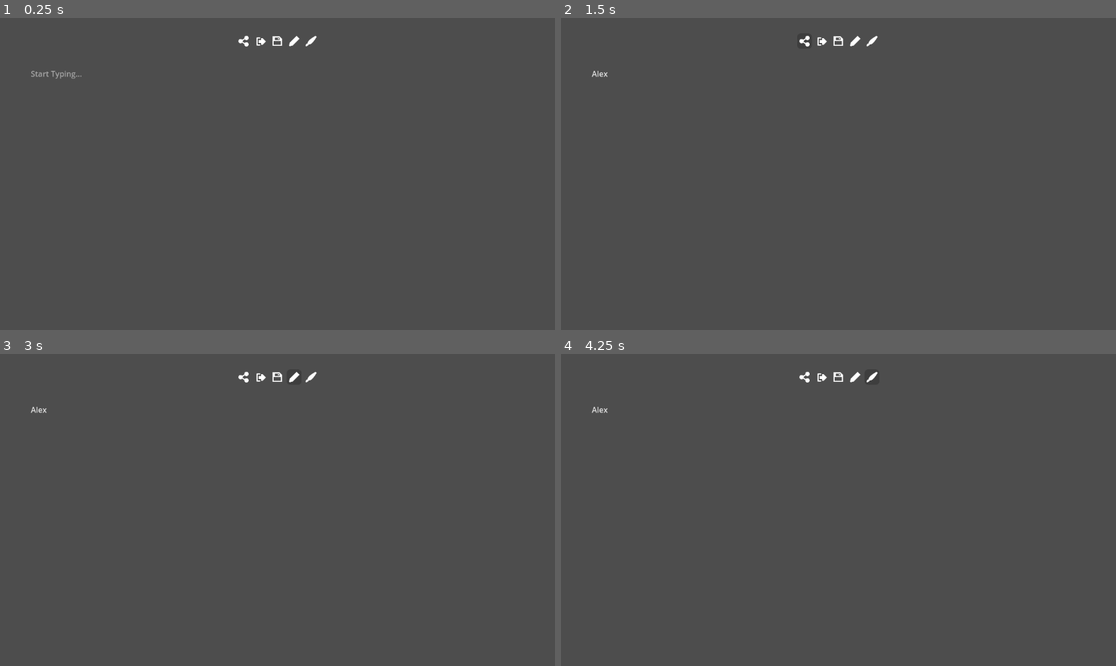
Above: before the commit, frames 1-4 (two rows, left to right).
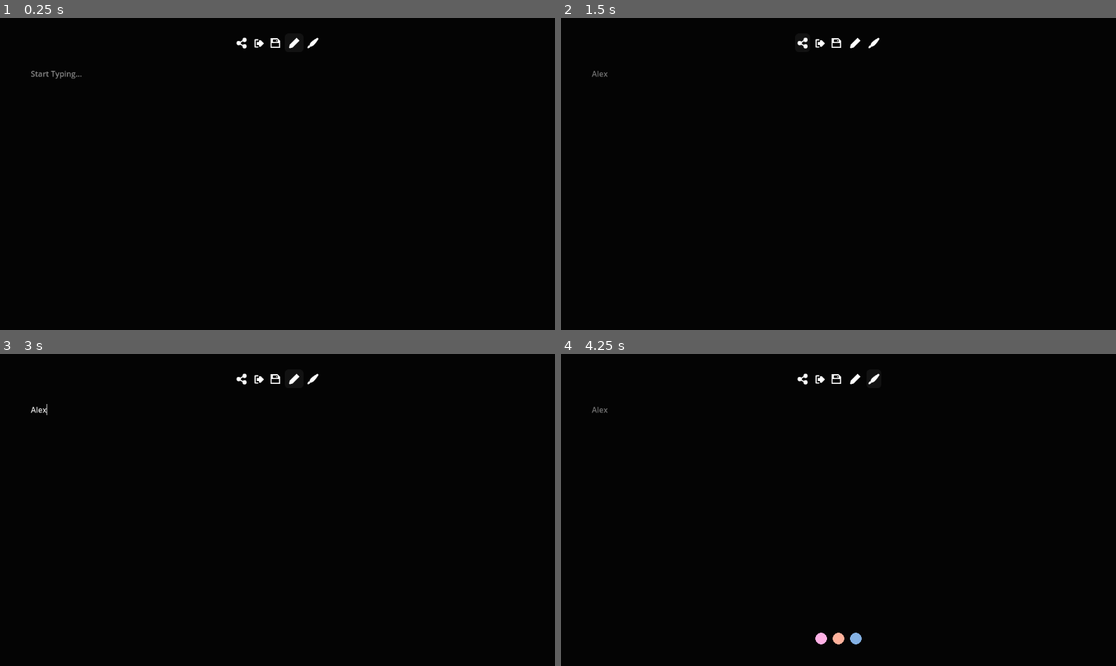
Above: after the commit, the same moments.

Repository: Username4D/nootnotes
Game: Godot game, scene res://scenes/view.tscn
Two runs of this game, one before a commit and one after it. Both use one fixed random seed, a clock stepped at 60 frames per second and the inputs below.
Inputs (mouse positions are in pixels of both pictures, inside the frame that each line leads up to; where the layout moved, square brackets give the same spot in the first picture):
- Up to frame 1 (0.25 s): no input
- Up to frame 2 (1.5 s): click (838, 186) at 0.52 s; type "Alex" at 0.6 s; click (805, 42) [805, 39] at 1.25 s
- Up to frame 3 (3 s): click (277, 378) [277, 375] at 2 s; click (294, 378) [294, 375] at 2.75 s
- Up to frame 4 (4.25 s): click (871, 378) [871, 375] at 3.5 s

The runs differ from the first frame. In frame 1, 100% of the frame differs, in the area x 0-100%, y 0-100%; in frame 2, 100%; in frame 3, 100%; in frame 4, 100%.

Commit message:
added color selector bar, added mode change signal

Diff:
--- a/Resources/editor_theme.tres
+++ b/Resources/editor_theme.tres
@@ -1,7 +1,7 @@
 [gd_resource type="Theme" load_steps=7 format=3 uid="uid://ctl5gy4ojdsta"]
 
 [sub_resource type="StyleBoxFlat" id="StyleBoxFlat_kj48e"]
-bg_color = Color(0, 0, 0, 0.0588235)
+bg_color = Color(1, 1, 1, 0.0588235)
 
 [sub_resource type="StyleBoxEmpty" id="StyleBoxEmpty_prn8y"]
 
@@ -16,7 +16,7 @@
 content_margin_top = 4.0
 content_margin_right = 4.0
 content_margin_bottom = 4.0
-bg_color = Color(0, 0, 0, 0.196078)
+bg_color = Color(1, 1, 1, 0.0588235)
 corner_radius_top_left = 8
 corner_radius_top_right = 8
 corner_radius_bottom_right = 8
--- /dev/null
+++ b/Scripts/color_bar.gd
@@ -0,0 +1,20 @@
+extends ScrollContainer
+
+func _ready() -> void:
+	for i in $HBoxContainer.get_children():
+		i.pressed.connect(press.bind(i))
+	UiHandler.mode_update.connect(m_update)
+
+func press(button: Node):
+	button.bshow()
+	button.button_pressed = true
+	UiHandler.color = button.color
+	for i in $HBoxContainer.get_children():
+		if i != button:
+			i.bhide()
+
+func m_update():
+	if UiHandler.mode == "draw":
+		self.visible = true
+	else:
+		self.visible = false
--- /dev/null
+++ b/Scripts/color_button.gd
@@ -0,0 +1,12 @@
+extends Button
+
+@export var color: Color = Color("cccfc5")
+
+func _ready() -> void:
+	$color.modulate = color
+
+func bshow():
+	$bg.visible = true
+
+func bhide():
+	$bg.visible = false
--- a/Scripts/navbar.gd
+++ b/Scripts/navbar.gd
@@ -1 +1,15 @@
 extends HBoxContainer
+
+func _ready() -> void:
+	$share.pressed.connect(mode_button_pressed.bind($share))
+	$exit.pressed.connect(mode_button_pressed.bind($exit))
+	$save.pressed.connect(mode_button_pressed.bind($save))
+	$type.pressed.connect(mode_button_pressed.bind($type))
+	$draw.pressed.connect(mode_button_pressed.bind($draw))
+
+func mode_button_pressed(button):
+	UiHandler.mode = button.name
+	UiHandler.mode_update.emit()
+	for i in self.get_children():
+		if i != button:
+			i.button_pressed = false
--- /dev/null
+++ b/Scripts/text_box.gd
@@ -0,0 +1,12 @@
+extends TextEdit
+
+func _ready() -> void:
+	UiHandler.mode_update.connect(m_update)
+
+func m_update() -> void:
+	if UiHandler.mode == "type":
+		self.editable = true
+		self.grab_focus()
+
+	else:
+		self.editable = false
--- a/Scripts/ui_handler.gd
+++ b/Scripts/ui_handler.gd
@@ -1,3 +1,5 @@
 extends Node
 
 var mode = "type"
+signal mode_update
+var color = Color(Color.WHEAT)
--- a/project.godot
+++ b/project.godot
@@ -20,4 +20,9 @@
 
 [editor_plugins]
 
-enabled=PackedStringArray()
+enabled=PackedStringArray("res://addons/godot-wakatime/plugin.cfg")
+
+[rendering]
+
+anti_aliasing/quality/msaa_2d=2
+environment/defaults/default_clear_color=Color(0.0142752, 0.0142752, 0.0142752, 1)
--- a/scenes/button.tscn
+++ b/scenes/button.tscn
@@ -18,3 +18,4 @@
 toggle_mode = true
 icon = SubResource("AtlasTexture_0kpiu")
 icon_alignment = 1
+metadata/mode = false
--- /dev/null
+++ b/scenes/color_bar.tscn
@@ -0,0 +1,28 @@
+[gd_scene load_steps=3 format=3 uid="uid://co82q7mh2whxe"]
+
+[ext_resource type="Script" uid="uid://bbt6fcg4keckf" path="res://Scripts/color_bar.gd" id="1_26miu"]
+[ext_resource type="PackedScene" uid="uid://by80a0ohymni5" path="res://scenes/color_button.tscn" id="2_yop2e"]
+
+[node name="color_bar" type="ScrollContainer"]
+offset_left = 256.0
+offset_top = 576.0
+offset_right = 896.0
+offset_bottom = 640.0
+script = ExtResource("1_26miu")
+
+[node name="HBoxContainer" type="HBoxContainer" parent="."]
+layout_mode = 2
+size_flags_horizontal = 3
+size_flags_vertical = 3
+alignment = 1
+
+[node name="color_button" parent="HBoxContainer" instance=ExtResource("2_yop2e")]
+layout_mode = 2
+
+[node name="color_button2" parent="HBoxContainer" instance=ExtResource("2_yop2e")]
+layout_mode = 2
+color = Color(1, 0.694118, 0.607843, 1)
+
+[node name="color_button3" parent="HBoxContainer" instance=ExtResource("2_yop2e")]
+layout_mode = 2
+color = Color(0.517647, 0.694118, 0.894118, 1)
--- /dev/null
+++ b/scenes/color_button.tscn
@@ -0,0 +1,31 @@
+[gd_scene load_steps=3 format=3 uid="uid://by80a0ohymni5"]
+
+[ext_resource type="Script" uid="uid://8jn476sjq154" path="res://Scripts/color_button.gd" id="1_rsevk"]
+
+[sub_resource type="SphereMesh" id="SphereMesh_eu6xp"]
+radius = 16.0
+height = 32.0
+
+[node name="color_button" type="Button"]
+self_modulate = Color(1, 1, 1, 0)
+custom_minimum_size = Vector2(32, 32)
+offset_left = -16.0
+offset_top = -16.0
+offset_right = 16.0
+offset_bottom = 16.0
+size_flags_horizontal = 4
+size_flags_vertical = 4
+toggle_mode = true
+script = ExtResource("1_rsevk")
+color = Color(1, 0.693507, 0.895578, 1)
+
+[node name="bg" type="MeshInstance2D" parent="."]
+visible = false
+position = Vector2(16, 16)
+mesh = SubResource("SphereMesh_eu6xp")
+
+[node name="color" type="MeshInstance2D" parent="."]
+modulate = Color(0.8, 0.811765, 0.772549, 1)
+position = Vector2(16, 16)
+scale = Vector2(0.75, 0.75)
+mesh = SubResource("SphereMesh_eu6xp")
--- a/scenes/navbar.gd
+++ /dev/null
@@ -1,14 +0,0 @@
-extends HBoxContainer
-
-func _ready() -> void:
-	$share.pressed.connect(mode_button_pressed.bind($share))
-	$exit.pressed.connect(mode_button_pressed.bind($exit))
-	$save.pressed.connect(mode_button_pressed.bind($save))
-	$type.pressed.connect(mode_button_pressed.bind($type))
-	$draw.pressed.connect(mode_button_pressed.bind($draw))
-
-func mode_button_pressed(button):
-	UiHandler.mode = button.name
-	for i in self.get_children():
-		if i != button:
-			i.button_pressed = false
--- a/scenes/navbar.tscn
+++ b/scenes/navbar.tscn
@@ -1,7 +1,7 @@
 [gd_scene load_steps=10 format=3 uid="uid://bulxy2b3s2r43"]
 
 [ext_resource type="PackedScene" uid="uid://c1g3lx3kyw10u" path="res://scenes/button.tscn" id="1_c2531"]
-[ext_resource type="Script" uid="uid://h10dvq2ksi1y" path="res://scenes/navbar.gd" id="1_ffrot"]
+[ext_resource type="Script" uid="uid://cc2x1iltx3uo7" path="res://Scripts/navbar.gd" id="1_ffrot"]
 [ext_resource type="Texture2D" uid="uid://svc4rnlckcg0" path="res://Assets/sheet_white1x.png" id="2_ffrot"]
 [ext_resource type="Texture2D" uid="uid://cvntfy3cc2ee5" path="res://Assets/expansion_sheet_white1x.png" id="3_0ulrk"]
 
@@ -51,9 +51,11 @@
 
 [node name="type" parent="." instance=ExtResource("1_c2531")]
 layout_mode = 2
+button_pressed = true
 icon = SubResource("AtlasTexture_gx2fs")
+metadata/mode = true
 
 [node name="draw" parent="." instance=ExtResource("1_c2531")]
 layout_mode = 2
-toggle_mode = true
 icon = SubResource("AtlasTexture_tbv1c")
+metadata/mode = true
--- a/scenes/text_box.tscn
+++ b/scenes/text_box.tscn
@@ -1,4 +1,6 @@
-[gd_scene load_steps=4 format=3 uid="uid://tv7mkv6amtfn"]
+[gd_scene load_steps=5 format=3 uid="uid://tv7mkv6amtfn"]
+
+[ext_resource type="Script" uid="uid://dspk40ts0vub1" path="res://Scripts/text_box.gd" id="1_nwibb"]
 
 [sub_resource type="StyleBoxEmpty" id="StyleBoxEmpty_ac4ai"]
 content_margin_left = 32.0
@@ -27,3 +29,4 @@
 theme_override_styles/read_only = SubResource("StyleBoxEmpty_0kxgl")
 placeholder_text = "Start Typing..."
 scroll_smooth = true
+script = ExtResource("1_nwibb")
--- a/scenes/view.tscn
+++ b/scenes/view.tscn
@@ -1,7 +1,8 @@
-[gd_scene load_steps=4 format=3 uid="uid://cuiu1dc13ohg5"]
+[gd_scene load_steps=5 format=3 uid="uid://cuiu1dc13ohg5"]
 
 [ext_resource type="PackedScene" uid="uid://bulxy2b3s2r43" path="res://scenes/navbar.tscn" id="1_05um8"]
 [ext_resource type="PackedScene" uid="uid://tv7mkv6amtfn" path="res://scenes/text_box.tscn" id="2_56gac"]
+[ext_resource type="PackedScene" uid="uid://co82q7mh2whxe" path="res://scenes/color_bar.tscn" id="3_oodm0"]
 
 [sub_resource type="StyleBoxEmpty" id="StyleBoxEmpty_56gac"]
 
@@ -36,3 +37,11 @@
 layout_mode = 2
 scroll_fit_content_height = true
 scroll_fit_content_width = true
+
+[node name="color_bar" parent="." instance=ExtResource("3_oodm0")]
+visible = false
+layout_mode = 0
+offset_left = 0.0
+offset_top = 544.0
+offset_right = 1152.0
+offset_bottom = 639.99
Not shown, added: Scripts/color_bar.gd.uid
Not shown, added: Scripts/color_button.gd.uid
Not shown, added: Scripts/text_box.gd.uid
Not shown, removed: scenes/navbar.gd.uid
